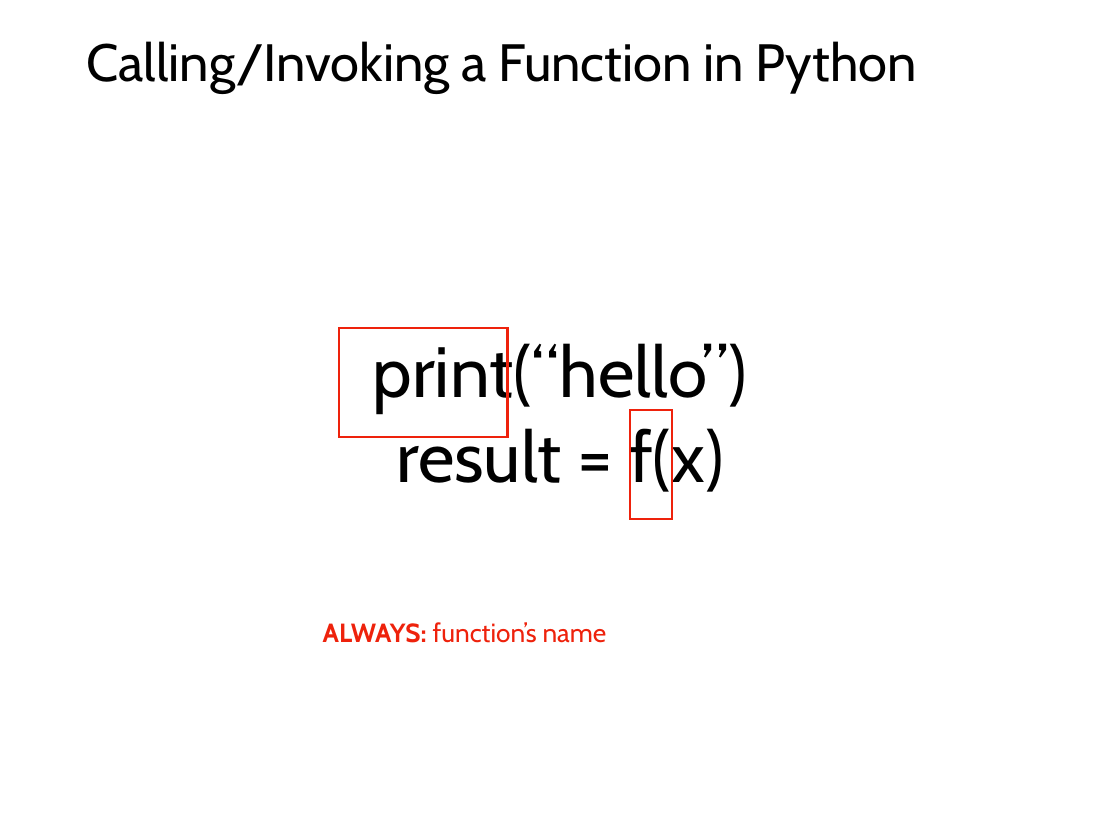
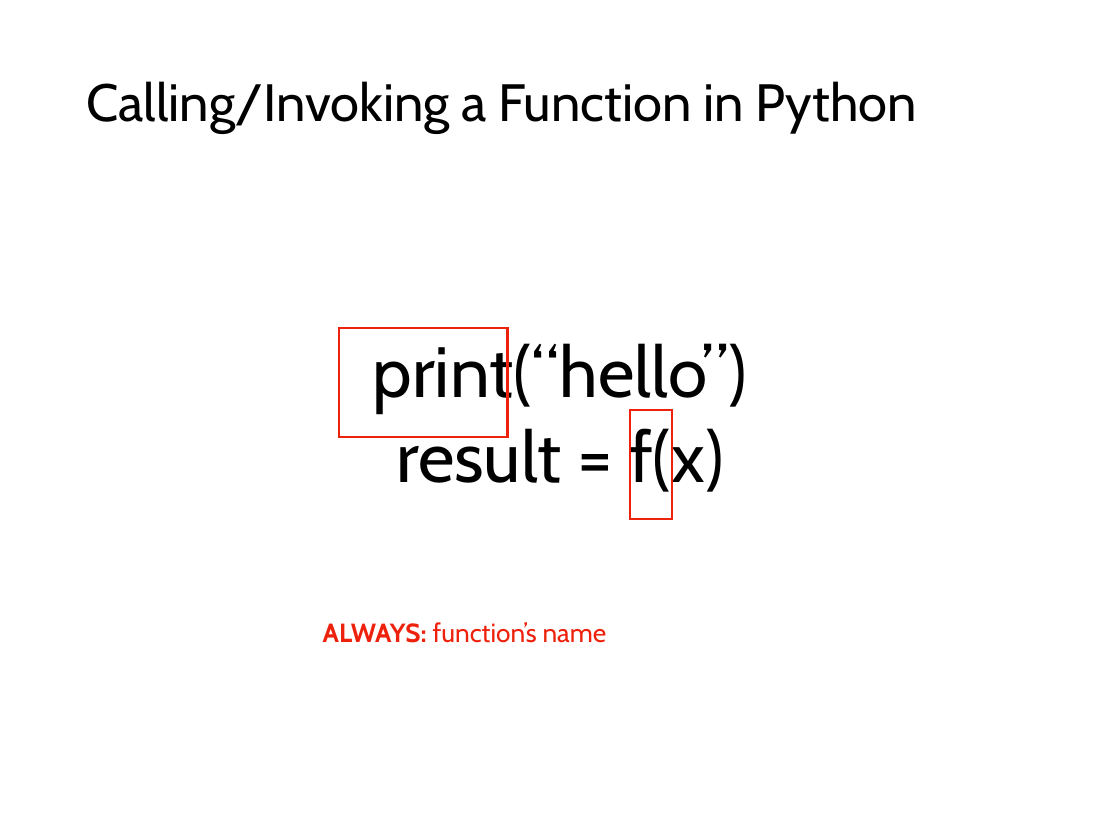
Before and after one commit to tylerharter/caraza-harter-com, a slide deck: slide 11 of tyler/meena/cs220/s22/materials/lecture_ppts/lec_05_S22.ppt (slide 18 before the commit). Drawn at 1120x840 pixels with LibreOffice and Linux fonts; fonts in the diff are those of the drawing. Boxes give left, top, right and bottom in pixels: in the first picture for what was removed or moved away, otherwise in the second. Text is boxed around its words. In the diff, an @@ line names an element or a change of style, - is before the commit and + after.

```diff
--- a/tyler/meena/cs220/s22/materials/lecture_ppts/lec_05_S22.ppt
+++ b/tyler/meena/cs220/s22/materials/lecture_ppts/lec_05_S22.ppt
@@ text "Calling/Invoking a Function in Python": place and size @@
-text "Calling/Invoking a Function in Python" at box(86, 41, 917, 93)
+text "Calling/Invoking a Function in Python" at box(86, 81, 917, 132)
```
Also in this commit, not shown: 7 other slides changed, 2 slides added, 11 slides removed, 1 other file.
